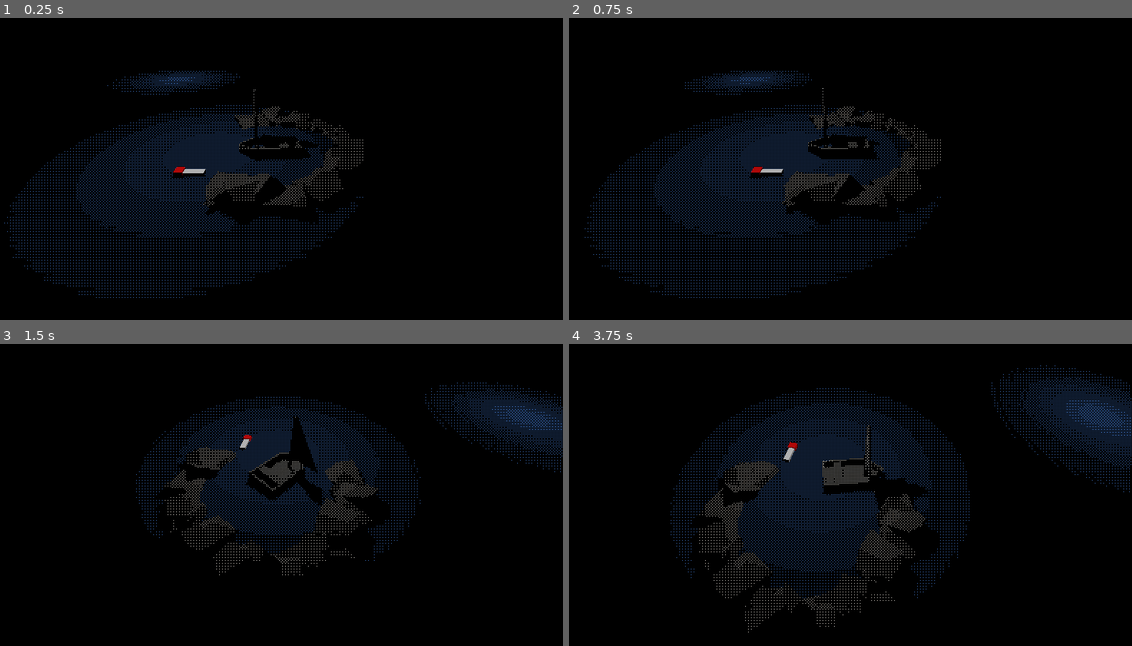
Above: before the commit, frames 1-4 (two rows, left to right).
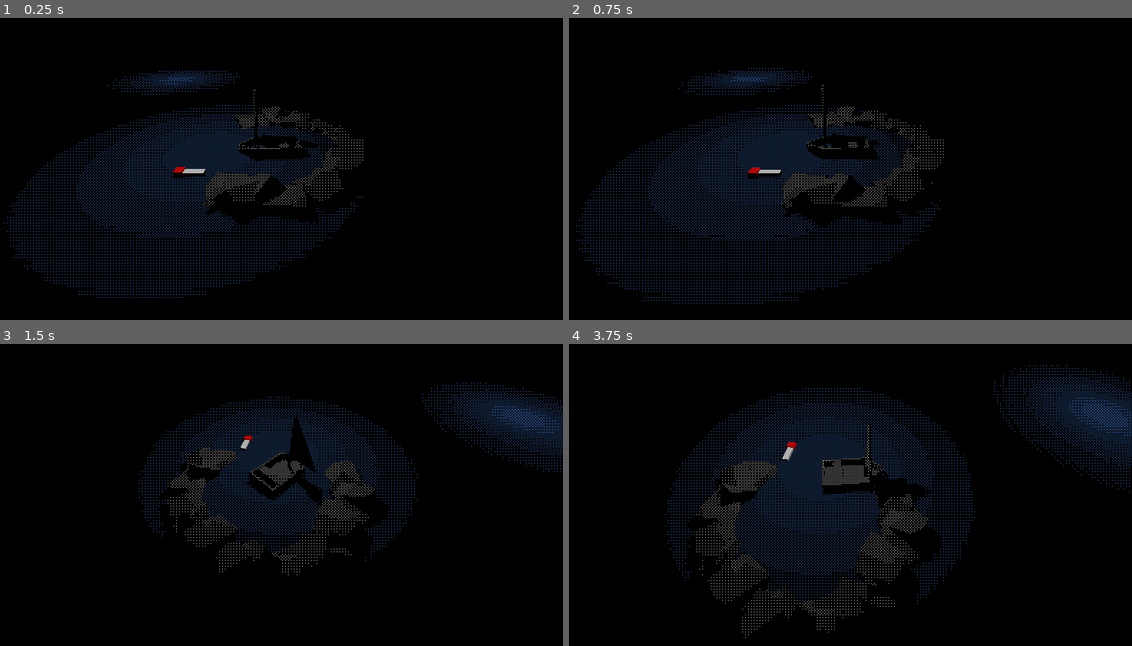
Above: after the commit, the same moments.

Repository: creikey/sailing
Game: Godot game, scene res://Main.tscn
Same seed, same stepped clock (60 frames per second), same inputs: the game is played once before the commit and once after it. The engine's default icon, where the game draws it, is replaced by a stand-in: a white triangle on a blue panel in a dark square.
Inputs (mouse positions are in pixels of both pictures, inside the frame that each line leads up to):
- Up to frame 1 (0.25 s): no input
- Up to frame 2 (0.75 s): tap Enter at 0.5 s; move the mouse to (974, 135) at 0.52 s; hold D (g_right) from 0.53 s (still down); hold Mouse wheel up (g_zoom_in, bound only after the commit) from 0.53 s (still down); click (974, 135) at 0.67 s
- Up to frame 3 (1.5 s): tap Mouse wheel down (g_zoom_out, bound only after the commit) at 0.8, 1.35 s; move the mouse to (247, 479) at 1.27 s; release D (g_right) at 1.28 s; release Mouse wheel up (g_zoom_in, bound only after the commit) at 1.28 s; hold A (g_left) from 1.28 s (still down); click (247, 479) at 1.42 s
- Up to frame 4 (3.75 s): tap Mouse wheel up (g_zoom_in, bound only after the commit) at 1.55, 3.05 s; move the mouse to (861, 473) at 2.02 s; release A (g_left) at 2.03 s; hold Mouse wheel up (g_zoom_in, bound only after the commit) 2.03-2.78 s; hold D (g_right) 2.03-3.53 s; click (861, 473) at 2.17 s; tap Mouse wheel down (g_zoom_out, bound only after the commit) at 2.3, 2.85 s; move the mouse to (839, 482) at 2.77 s; click (839, 482) at 2.92 s; move the mouse to (889, 482) at 3.52 s; hold A (g_left) from 3.53 s (still down); hold Mouse wheel up (g_zoom_in, bound only after the commit) from 3.53 s (still down); click (889, 482) at 3.67 s

Frame 1 is identical in both runs. In frame 2, 0.4% of the frame differs, in the area x 1-67%, y 16-95%; in frame 3, 0.3%; in frame 4, 0.6%, in the area x 17-100%, y 7-98%.

Commit message:
Add zooming in and out

Diff:
--- a/src/CameraPivot.gd
+++ b/src/CameraPivot.gd
@@ -2,19 +2,27 @@
 export (NodePath) var look_at_path
 
 onready var look_at: Spatial = get_node(look_at_path)
-onready var target: Vector3 = rotation
+onready var target_rotation: Vector3 = rotation
+onready var target_distance: float = $Camera.translation.z
 
 func _input(event):
 	if Input.get_mouse_mode() == Input.MOUSE_MODE_CAPTURED and event is InputEventMouseMotion:
-		target.x -= event.relative.y*0.01
-		target.y -= event.relative.x*0.01
-		target.x = clamp(target.x, -0.4*PI, -0.05)
+		target_rotation.x -= event.relative.y*0.01
+		target_rotation.y -= event.relative.x*0.01
+		target_rotation.x = clamp(target_rotation.x, -0.4*PI, -0.05)
 	elif event is InputEventMouseButton and event.button_index == BUTTON_LEFT and event.is_pressed():
 		Input.set_mouse_mode(Input.MOUSE_MODE_CAPTURED)
 	elif event is InputEventKey and event.scancode == KEY_ESCAPE and event.is_pressed():
 		Input.set_mouse_mode(Input.MOUSE_MODE_VISIBLE)
+	elif event.is_action_pressed("g_zoom_in"):
+		target_distance -= 0.5
+		target_distance = clamp(target_distance, 4.0, 50.0)
+	elif event.is_action_pressed("g_zoom_out"):
+		target_distance += 0.5
+		target_distance = clamp(target_distance, 4.0, 50.0)
 
 func _process(delta):
-	rotation = Quat(rotation).slerp(Quat(target), 5.0*delta).get_euler()
+	rotation = Quat(rotation).slerp(Quat(target_rotation), 5.0*delta).get_euler()
+	$Camera.translation.z = lerp($Camera.translation.z, target_distance, 9.0*delta)
 	global_transform.origin = look_at.global_transform.origin
 	$Camera.look_at(look_at.global_transform.origin, Vector3(0.0, 1.0, 0.0))
--- a/src/Main.tscn
+++ b/src/Main.tscn
@@ -14,14 +14,16 @@
 
 [sub_resource type="Environment" id=2]
 background_mode = 1
+glow_intensity = 1.26
+glow_strength = 2.0
 
 [sub_resource type="OpenSimplexNoise" id=3]
 period = 1.4
 
-[sub_resource type="PhysicsMaterial" id=5]
+[sub_resource type="PhysicsMaterial" id=4]
 bounce = 0.6
 
-[sub_resource type="BoxShape" id=4]
+[sub_resource type="BoxShape" id=5]
 extents = Vector3( 1.76229, 0.772962, 1.41506 )
 
 [sub_resource type="CubeMesh" id=6]
--- a/src/project.godot
+++ b/src/project.godot
@@ -48,6 +48,16 @@
 "events": [ Object(InputEventKey,"resource_local_to_scene":false,"resource_name":"","device":0,"alt":false,"shift":false,"control":false,"meta":false,"command":false,"pressed":false,"scancode":81,"unicode":0,"echo":false,"script":null)
  ]
 }
+g_zoom_in={
+"deadzone": 0.5,
+"events": [ Object(InputEventMouseButton,"resource_local_to_scene":false,"resource_name":"","device":0,"alt":false,"shift":false,"control":false,"meta":false,"command":false,"button_mask":0,"position":Vector2( 0, 0 ),"global_position":Vector2( 0, 0 ),"factor":1.0,"button_index":4,"pressed":false,"doubleclick":false,"script":null)
+ ]
+}
+g_zoom_out={
+"deadzone": 0.5,
+"events": [ Object(InputEventMouseButton,"resource_local_to_scene":false,"resource_name":"","device":0,"alt":false,"shift":false,"control":false,"meta":false,"command":false,"button_mask":0,"position":Vector2( 0, 0 ),"global_position":Vector2( 0, 0 ),"factor":1.0,"button_index":5,"pressed":false,"doubleclick":false,"script":null)
+ ]
+}
 
 [physics]
 
Not shown: 2 places in src/Main.tscn that only renumber resources
